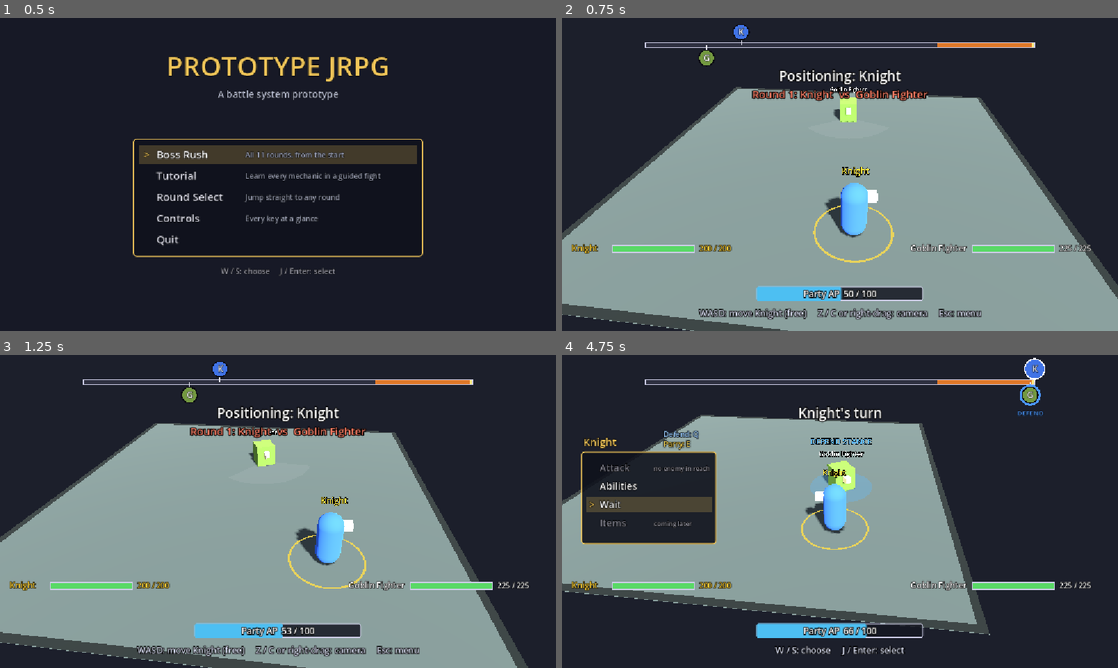
Above: before the commit, frames 1-4 (two rows, left to right).
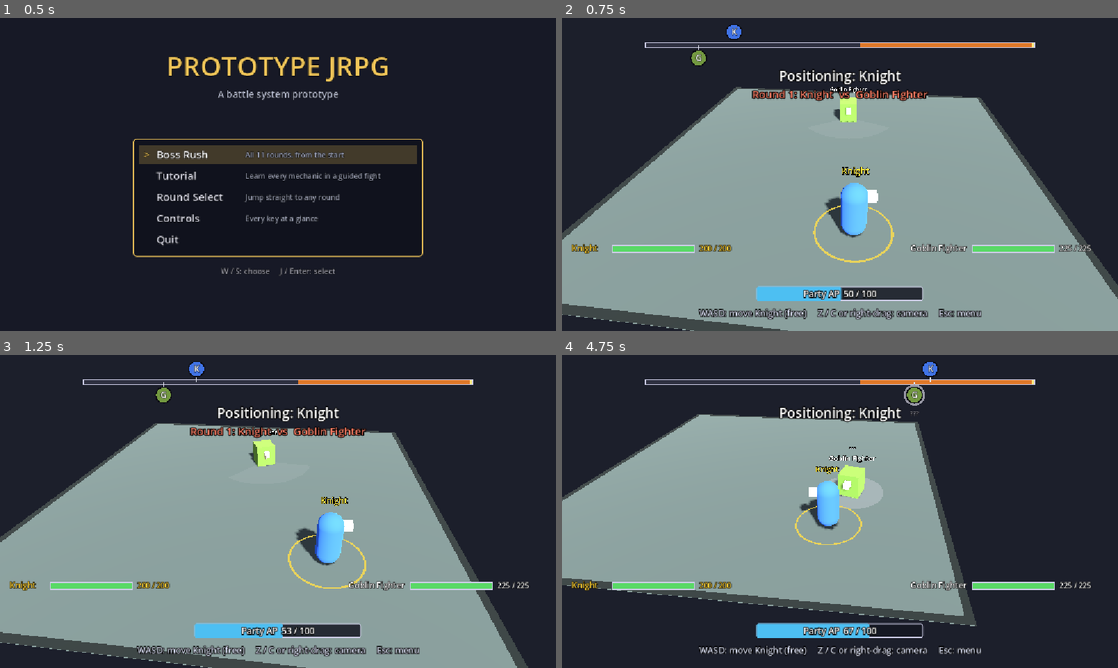
Above: after the commit, the same moments.

Repository: Wyrbun/prototype-jrpg
Game: Godot game, scene res://scenes/ui/title_menu.tscn
Same seed, same stepped clock (60 frames per second), same inputs: the game is played once before the commit and once after it.
Inputs (mouse positions are in pixels of both pictures, inside the frame that each line leads up to):
- Up to frame 1 (0.5 s): no input
- Up to frame 2 (0.75 s): tap Enter (ui_accept) at 0.5 s; move the mouse to (962, 158) at 0.52 s; hold D (move_right) from 0.53 s (still down); tap Z (camera_left) at 0.6 s; click (962, 158) at 0.67 s
- Up to frame 3 (1.25 s): keep holding D (move_right); tap Enter (ui_accept) at 0.77 s
- Up to frame 4 (4.75 s): release D (move_right) at 1.25 s; drag from (728, 527) to (812, 574) at 1.27 s; move the mouse to (895, 442) at 2.02 s; hold D (move_right) 2.03-2.75 s; hold J (confirm) 2.03-2.75 s; drag from (812, 574) to (673, 464) at 2.77 s; move the mouse to (1006, 558) at 3.52 s; hold A (move_left) 3.53-4.25 s; hold Space (end_turn) 3.53-4.25 s; tap Enter (ui_accept) at 3.77 s; drag from (673, 464) to (756, 433) at 4.27 s

Frame 1 is identical in both runs. In frame 2, 0.5% of the frame differs, in the area x 23-68%, y 2-16%; in frame 3, 0.6%; in frame 4, 16%, in the area x 0-87%, y 0-97%.

Commit message:
Readable enemy casts: longer zone, grey preview, tracking
Casting zone starts at 55 (was 75), reveal at 80 (was 90), timeline 40% slower (time_scale 1.8). Areas appear in grey as soon as a cast starts. Casting enemies lock onto the nearest party member and track at full turn speed until the last second. Tutorial text and docs updated.

Co-Authored-By: Claude Opus 5.5 <noreply@anthropic.com>
Claude-Session: https://claude.ai/code/session_01S8eb9ZThBNoVr4PehxFGnP

Diff:
--- a/scripts/battle/attack_range.gd
+++ b/scripts/battle/attack_range.gd
@@ -18,6 +18,8 @@
 @export var dormant_color: Color = Color(0.9, 0.9, 0.95, 0.08)
 
 const SEGMENTS := 40
+## The color of an area whose skill is still hidden.
+const HIDDEN_COLOR := Color(0.78, 0.78, 0.85)
 
 var live := false
 ## The current shape (an EnemySkill.Shape). Dormant is always a cone.
@@ -46,13 +48,15 @@
 
 
 ## Reshapes the area for a loaded skill and makes it live.
-func show_skill(skill: EnemySkill) -> void:
+## hidden = true draws the shape in grey: you can see where it will land, not
+## what it is (the skill is still "???").
+func show_skill(skill: EnemySkill, hidden: bool = false) -> void:
 	shape = skill.shape
 	radius = skill.radius
 	angle_degrees = 360.0 if skill.shape == EnemySkill.Shape.CIRCLE else skill.angle
 	width = skill.width
 	inner_radius = skill.inner_radius
-	_live_color = skill.color()
+	_live_color = HIDDEN_COLOR if hidden else skill.color()
 	live = true
 	mesh = _build_mesh()
 	_refresh_color()
--- a/scripts/battle/battle_arena.gd
+++ b/scripts/battle/battle_arena.gd
@@ -59,7 +59,9 @@
 ## Which round to start on when you press F5 (1 = the first).
 @export var start_round: int = 1
 
-@export var time_scale: float = 3.0
+## How fast icons move along the timeline (times each fighter's speed).
+## Lower = more time between turns. Walking, AP recharge and combos aren't affected.
+@export var time_scale: float = 1.8
 ## Overall battle pace between turns: slows the timeline, enemy and ally
 ## movement, and AP recharge together (1.0 = the original pace, 0.7 = 30%
 ## slower). The fighter you steer, strike rings and combo timing aren't affected.
@@ -67,10 +69,10 @@
 ## How long an enemy turn stays on screen after it acts, in seconds.
 @export var enemy_turn_seconds: float = 0.8
 ## Where the casting zone starts on the timeline (the bar is 100 long).
-@export_range(0.0, 100.0) var cast_zone_start: float = 75.0
+@export_range(0.0, 100.0) var cast_zone_start: float = 55.0
 ## Where an enemy's prepared skill is revealed. Closer to 100 means less
 ## time to see it coming.
-@export_range(0.0, 100.0) var reveal_at: float = 90.0
+@export_range(0.0, 100.0) var reveal_at: float = 80.0
 
 @export_group("AP")
 ## The most AP the party can hold at the start of the fight. Parries and
@@ -120,6 +122,11 @@
 ## Seconds a Defense/Counter stance stays up after the enemy's turn
 ## (counted while the timeline runs), so it's more likely to catch someone.
 @export var stance_linger: float = 3.0
+## While preparing an attack, an enemy tracks the party member it locked onto
+## at full turning speed, and only slows to its casting turn speed this many
+## seconds before it strikes: that's the window to get out of the way.
+@export var cast_slow_seconds: float = 1.0
+
 
 ## Where on the timeline a fighter restarts after choosing Wait (a third
 ## of the way along, so the next turn comes sooner).
@@ -631,8 +638,17 @@
 	if enemy.is_down:
 		return
 	if enemy.loaded_skill != Skills.NONE or enemy.stance != Skills.NONE:
-		# Preparing a skill or holding a stance: stand still, turn slowly.
-		enemy.face_toward(to_target, delta, enemy.cast_turn_speed_degrees)
+		# Preparing a skill: stand still and track the party member it locked
+		# onto at full speed, slowing down only near the end of the cast.
+		# A stance held after its turn just turns slowly.
+		var locked := target
+		if enemy.cast_target != null and not enemy.cast_target.is_down and not enemy.statuses.has("taunt"):
+			locked = enemy.cast_target
+		var to_locked := locked.global_position - enemy.global_position
+		var turn_speed := enemy.cast_turn_speed_degrees
+		if enemy.loaded_skill != Skills.NONE and _seconds_until_turn(enemy) > cast_slow_seconds:
+			turn_speed = enemy.turn_speed_degrees
+		enemy.face_toward(to_locked, delta, turn_speed)
 		return
 	var stop_distance := enemy.body_radius + target.body_radius + enemy.preferred_gap
 	var wants_closer := to_target.length() > stop_distance or not _can_see(enemy, target)
@@ -643,6 +659,12 @@
 	if wants_closer and facing_target:
 		enemy.global_position += enemy.flat_forward() * enemy.move_speed * delta
 		_keep_in_arena(enemy)
+
+
+## Real seconds until a fighter reaches the end of the timeline.
+func _seconds_until_turn(fighter: Combatant) -> float:
+	var rate := fighter.speed * time_scale * battle_speed
+	return maxf(TIMELINE_LENGTH - fighter.timeline_pos, 0.0) / rate if rate > 0.0 else INF
 
 
 ## Who an enemy goes after: whoever taunted it, otherwise the nearest.
@@ -764,10 +786,14 @@
 func _begin_cast(enemy: Combatant) -> void:
 	enemy.loaded_def = enemy.pick_skill()
 	enemy.loaded_skill = enemy.loaded_def.kind
+	enemy.cast_target = _enemy_target(enemy)  # locked on for the whole cast
 	enemy.skill_revealed = false
 	enemy.stance_time_left = 0.0
 	enemy.stance = Skills.NONE if Skills.is_offensive(enemy.loaded_skill) else enemy.loaded_skill
 	enemy.show_skill_text("...", Color(0.75, 0.75, 0.8))
+	if enemy.attack_range:
+		# Its area shows up right away, in grey: where it will land, not what it is.
+		enemy.attack_range.show_skill(enemy.loaded_def, true)
 	print("%s is preparing %s (hidden)" % [enemy.display_name, enemy.loaded_def.skill_name])
 
 
@@ -827,6 +853,7 @@
 	if enemy.attack_range:
 		enemy.attack_range.go_dormant()
 	enemy.show_skill_text("")
+	enemy.cast_target = null
 	enemy.loaded_skill = Skills.NONE
 	enemy.skill_revealed = false
 	enemy.stance = Skills.NONE
--- a/scripts/battle/combatant.gd
+++ b/scripts/battle/combatant.gd
@@ -97,6 +97,8 @@
 var hold_at := -1.0
 var cannot_fall := false
 var forced_skill: EnemySkill = null
+## Enemies only: who it locked onto when it started preparing a skill.
+var cast_target: Combatant = null
 
 var _skill_label: Label3D = null
 ## Party only: gold ring on the floor showing attack reach.
--- a/scripts/battle/tutorial.gd
+++ b/scripts/battle/tutorial.gd
@@ -127,7 +127,7 @@
 	golem.forced_skill = _golem_skill(skill_name)
 	golem.hold = false
 	golem.hold_at = -1.0
-	golem.timeline_pos = minf(golem.timeline_pos, 50.0)
+	golem.timeline_pos = minf(golem.timeline_pos, battle.cast_zone_start - 10.0)
 
 
 ## The Golem prepares one skill and then stays frozen with it revealed
@@ -136,7 +136,7 @@
 	battle._finish_enemy_skill(golem, false)
 	golem.forced_skill = _golem_skill(skill_name)
 	golem.hold = false
-	golem.timeline_pos = 70.0
+	golem.timeline_pos = battle.cast_zone_start - 1.0  # starts casting at once, revealed before the Knight acts
 	golem.hold_at = battle.reveal_at  # stops the moment its skill is revealed
 
 
@@ -212,7 +212,7 @@
 
 	# 4. Reading the enemy
 	_note(4, "Reading the enemy",
-		"Enemies prepare skills in the casting zone. At first you only see \"???\". Late in the zone the skill is revealed: its name, and its area on the floor in color. If you're inside a revealed Attack or Smash area, it strikes at once.\n\nAreas turn with the enemy, so its back is usually the safe side.",
+		"Enemies prepare skills in the casting zone. As soon as one enters it, you see where the skill will land: its area appears on the floor in grey, marked \"???\". Later in the zone the skill is revealed: its name, and its area in color. If you're inside a revealed Attack or Smash area, it strikes at once.\n\nWhile preparing, the enemy turns to follow whoever it locked onto, and only slows down in the last second. That's your moment to slip out of the area.",
 		func():
 			knight.hold = true
 			_golem_repeat("Attack"))
Not shown, changed: docs/CHANGELOG.md
Not shown, changed: docs/battle-design.md
